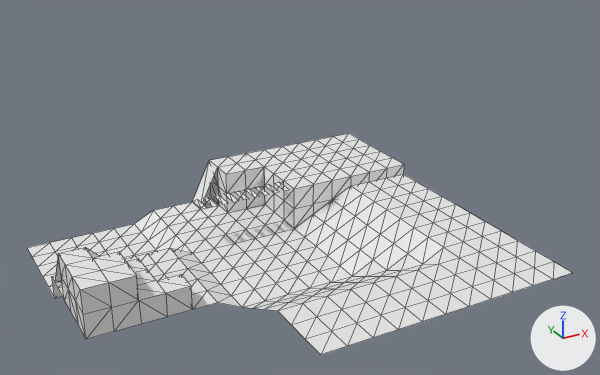
An edit to the OBJ model assets/map.obj, drawn before and after from the same camera.
One viewpoint serves both versions: a camera (50 mm lens) standing at (-10.3, -36.2, 18.1) and looking at (4.4, -9.5, 4.7). The axes (+X, +Y, +Z) are drawn at lower right. The lights are the same throughout. Mesh edges are drawn as thin lines. Where no turn or scale is listed for an object, it has been applied to the vertices.
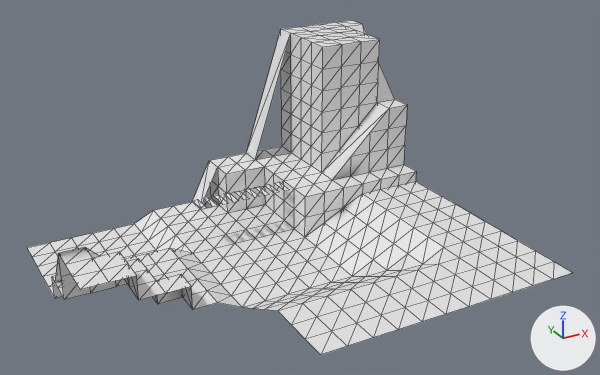
The newer file is also turned or shifted as a whole; pictures and numbers use the older file's frame.

Location of each change, [x1, y1, x2, y2] in pixels of the pictures (600 x 375 px):
'Default', reshaped (51% taller): before [28, 133, 572, 355]; after [28, 20, 572, 355]
part 1 of me_default, built on: before [210, 133, 415, 237]; after [210, 20, 416, 237]
part 2 of me_default, cut back: before [58, 247, 193, 339]; after [58, 247, 191, 300]

What changed in the scene script:
```text
Change me_default:
    used by ob_default; location = (0.0, 0.0, 0.0)
    remove me_default.from_pydata(...)  # 374 vertices, 620 faces; spans x -5.0..12.0, y -17.0..-1.0, z 0.5..3.5
    remove me_default.materials.append(mat_material1)  # white #e7e7e7
    add me_default.from_pydata(...)  # 416 vertices, 684 faces; spans x -5.0..12.0, y -17.0..-1.0, z 0.5..9.0
    me_default part 1
    31 vertices are removed from x 5.0..12.0, y -6.0..-1.0, z 1.0..3.0
    81 faces are deleted
    6 vertices move from x 9.0..11.0, y -3.0..-2.0, z 3.0 to x 8.0..9.0, y -5.0..-3.0, z 4.0..6.0
    7 vertices are added at x 8.0..12.0, y -7.0..-2.0, z 1.0..9.0
    14 new vertices lie (0.0, 0.0, 1.0) away from vertices in x 6.0..12.0, y -7.0..-1.0, z 1.0..3.0
    11 new vertices lie (1.0, 0.0, 1.0) away from vertices in x 6.0..11.0, y -7.0..-3.0, z 1.0..7.0
    11 new vertices lie (0.0, 0.0, 1.0) away from vertices in x 6.0..12.0, y -7.0..-1.0, z 2.0..8.0
    9 new vertices lie (1.0, 0.0, 0.0) away from vertices in x 6.0..10.0, y -7.0..-5.0, z 1.0..9.0
    9 new vertices lie (0.0, 1.0, 0.0) away from vertices in x 8.0..12.0, y -6.0..-3.0, z 6.0..9.0
    7 new vertices lie (0.0, 1.0, 0.0) away from vertices in x 8.0..11.0, y -4.0..-2.0, z 6.0..9.0
    5 new vertices lie (0.0, 0.0, 1.0) away from vertices in x 8.0, y -5.0..-1.0, z 6.0..8.0
    5 new vertices lie (0.0, 1.0, 0.0) away from vertices in x 8.0..11.0, y -3.0..-2.0, z 8.0..9.0
    5 new vertices lie (0.0, 1.0, 0.0) away from vertices in x 8.0..12.0, y -2.0, z 9.0
    169 new faces join them
    me_default part 2
    10 vertices are removed from x -5.0..-2.0, y -11.0..-9.0, z 1.5..2.5
    44 faces are deleted
    20 new faces join them
```
